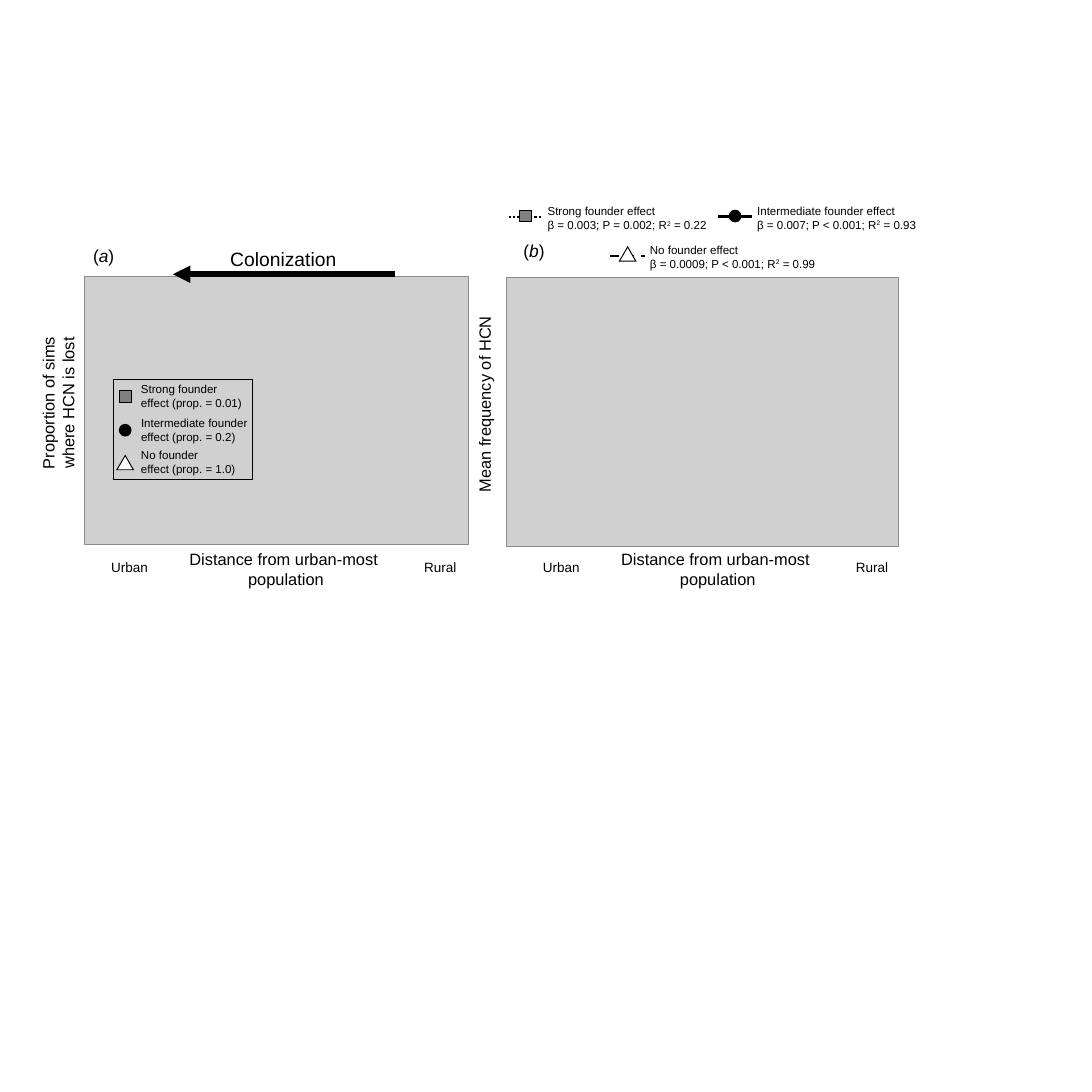
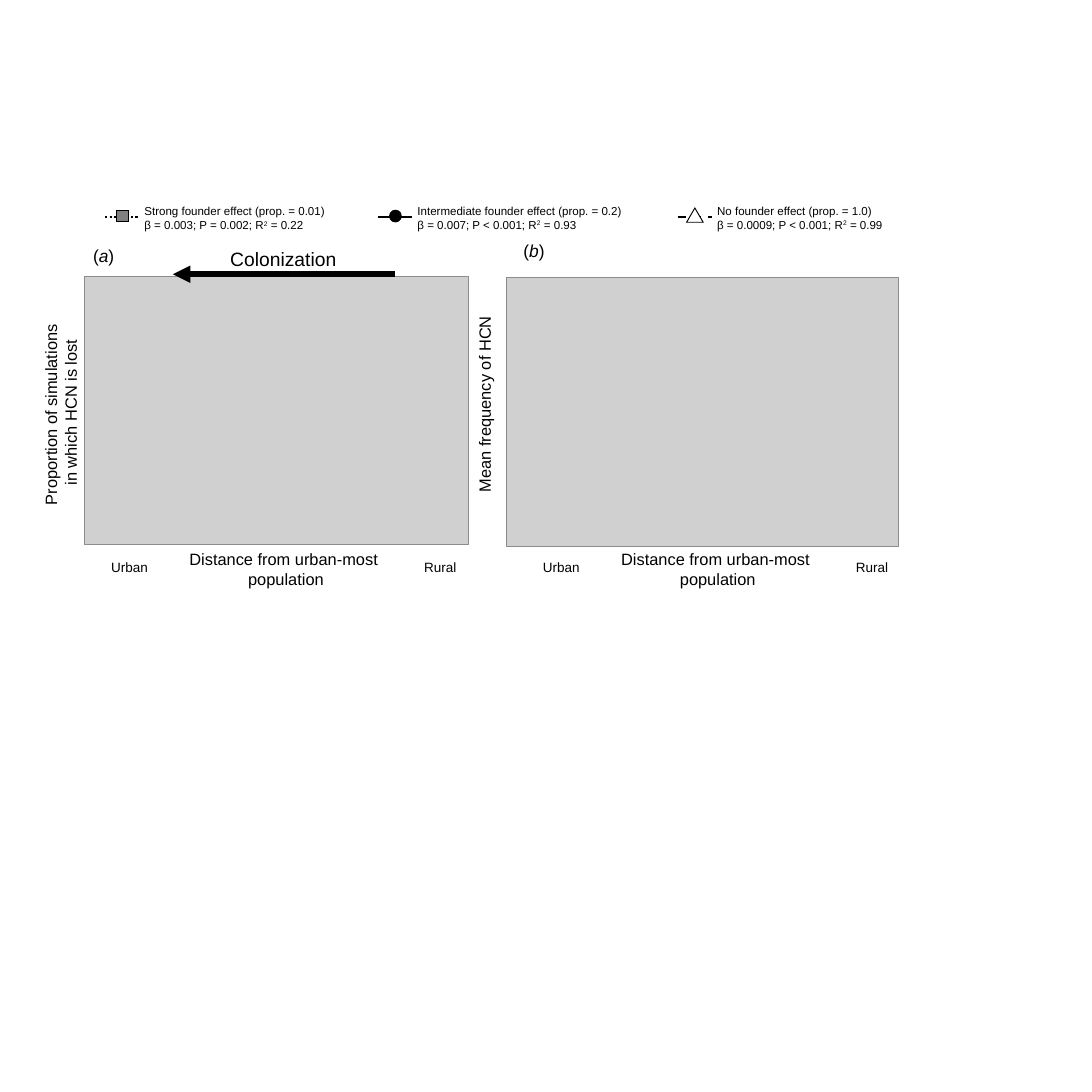
Before and after one commit to James-S-Santangelo/Simulating-Evolutionary-Clines-SEC-, a slide deck: slide 6 of SEC_Writings/SEC_Manuscript-Figures.pptx. Drawn at 1092x1092 pixels with LibreOffice and Linux fonts; fonts in the diff are those of the drawing; grey boxes stand for pictures. Boxes give left, top, right and bottom in pixels: in the first picture for what was removed or moved away, otherwise in the second. Text is boxed around its words. In the diff, an @@ line names an element or a change of style, - is before the commit and + after.

```diff
--- a/SEC_Writings/SEC_Manuscript-Figures.pptx
+++ b/SEC_Writings/SEC_Manuscript-Figures.pptx
@@ text "Strong founder effect (prop. = ...": place and size @@
-text "Strong founder effect (prop. = ..." at [548,206,706,231]
+text "Strong founder effect (prop. = ..." at [144,206,324,232]
@@ text at [144,206,324,218]: text changed @@
-Strong founder effect
+Strong founder effect (prop. = 0.01)
@@ text "Intermediate founder effect (prop. = ...": place and size @@
-text "Intermediate founder effect (prop. = ..." at [757,206,916,232]
+text "Intermediate founder effect (prop. = ..." at [417,206,622,232]
@@ text at [417,206,622,218]: text changed @@
-Intermediate founder effect
+Intermediate founder effect (prop. = 0.2)
@@ text at [717,206,872,218]: text changed @@
-No founder effect
+No founder effect (prop. = 1.0)
@@ line moved from (508, 216) - (543, 216) to (105, 216) - (139, 216) @@
@@ rectangle: place and size @@
-rectangle at [520,210,532,222]
+rectangle at [116,210,128,222]
@@ line moved from (718, 216) - (752, 216) to (378, 216) - (413, 216) @@
@@ ellipse: place and size @@
-ellipse at [729,210,741,222]
+ellipse at [390,210,401,222]
@@ 1 text, 1 triangle, 1 line: place and size @@
-1 text, 1 triangle, 1 line at [610,245,815,270]
+1 text, 1 triangle, 1 line at [677,206,882,232]
@@ rectangle "Proportion of simulations": place and size @@
-rectangle "Proportion of simulations" at [35,329,82,477]
+rectangle "Proportion of simulations" at [38,312,84,513]
@@ text in rectangle at [42,333,80,503]: text changed @@
-Proportion of sims
-where HCN is lost
+Proportion of simulations
+in which HCN is lost
@@ group removed at [114,379,252,480]: 3 texts, 2 rectangles, 1 ellipse, 1 triangle @@
-Strong founder
-effect (prop. = 0.01)
-Intermediate founder
-effect (prop. = 0.2)
-No founder
-effect (prop. = 1.0)
```
Also in this commit, not shown: 1 other slide changed, 1 other file.
